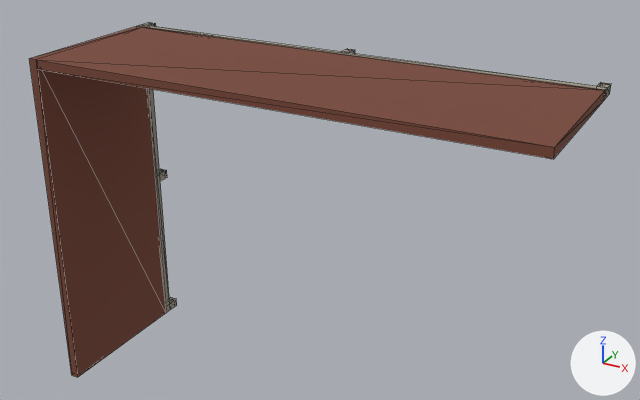
One commit to the glTF model assets/props/prop_partition_01.glb: the scene before it, then after it.
The view is the same before and after, from a camera (50 mm lens) standing at (173.0, -343.0, 176.0) and looking at (1.0, -30.0, 19.0). The lights are fixed; the arrows at lower right show +X, +Y and +Z. The older version comes first. Mesh edges are drawn as thin lines. Where no turn or scale is listed for an object, it has been applied to the vertices. Vertices at exactly the same position are counted once.

Names of what the first picture shows: 'prop_partition_01'.
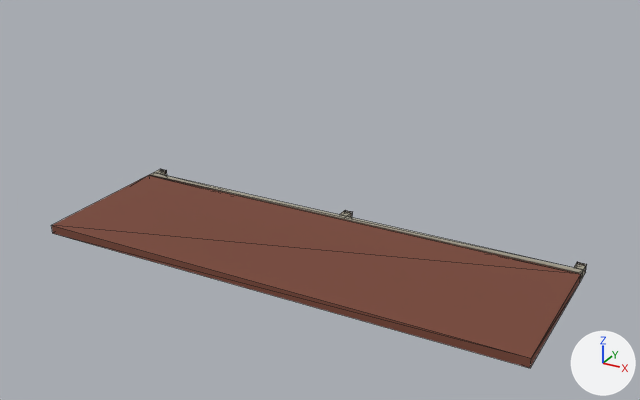
Commit message: props ready

Changed parts and their boxes [x1, y1, x2, y2] in the pictures (640 x 400 px; the box of a moved part takes in the faces that stretch with it):
'prop_partition_01', reshaped (8% narrower, 44% shorter)
    before: [29, 22, 611, 377]
    after: [51, 169, 587, 368]
part 1 of me_prop_partition_01, moved or reshaped
    before: [341, 49, 355, 54]
    after: [339, 210, 353, 217]
part 2 of me_prop_partition_01, reshaped
    before: [29, 22, 611, 377]
    after: [51, 173, 587, 368]

The change in detail:
me_prop_partition_01 is used by ob_prop_partition_01; location (0.0, 0.0, 0.0).
me_prop_partition_01 had 54 vertices, 108 faces and spanned x -112.0..112.0, y -80.0..0.0, z -80.0..80.0.
me_prop_partition_01 now has 32 vertices, 60 faces and spans x -112.0..112.0, y -80.0..0.0, z -2.0..2.0.
me_prop_partition_01 part 1: the loose piece of 8 vertices spanning x -2.0..2.0, y -6.0..0.0, z 76.0..80.0 is moved by (0.0, 0.0, -78.0).
Part 2, on me_prop_partition_01:
38 vertices are removed from x -112.0..112.0, y -80.0..0.0, z -80.0..80.0.
84 faces are deleted.
8 vertices are added at x -112.0..112.0, y -80.0..0.0, z -2.0.
8 new vertices lie (0.0, 0.0, 4.0) away from vertices in x -112.0..112.0, y -80.0..0.0, z -2.0.
8 new faces join them, mat_chunkstextures_prop_desk02_base3_003 (picture img_prop_desk02_base3).
2 new faces join them, mat_chunkstextures_color_05_001 (picture img_color_05).
6 new faces join them, mat_chunkstextures_dev_nodraw_006 (picture img_dev_nodraw).
10 new faces join them, mat_chunkstextures_prop_library_back_002 (picture img_prop_library_back).
10 new faces join them, mat_chunkstextures_prop_desk02_base_002 (picture img_prop_desk02_base).
